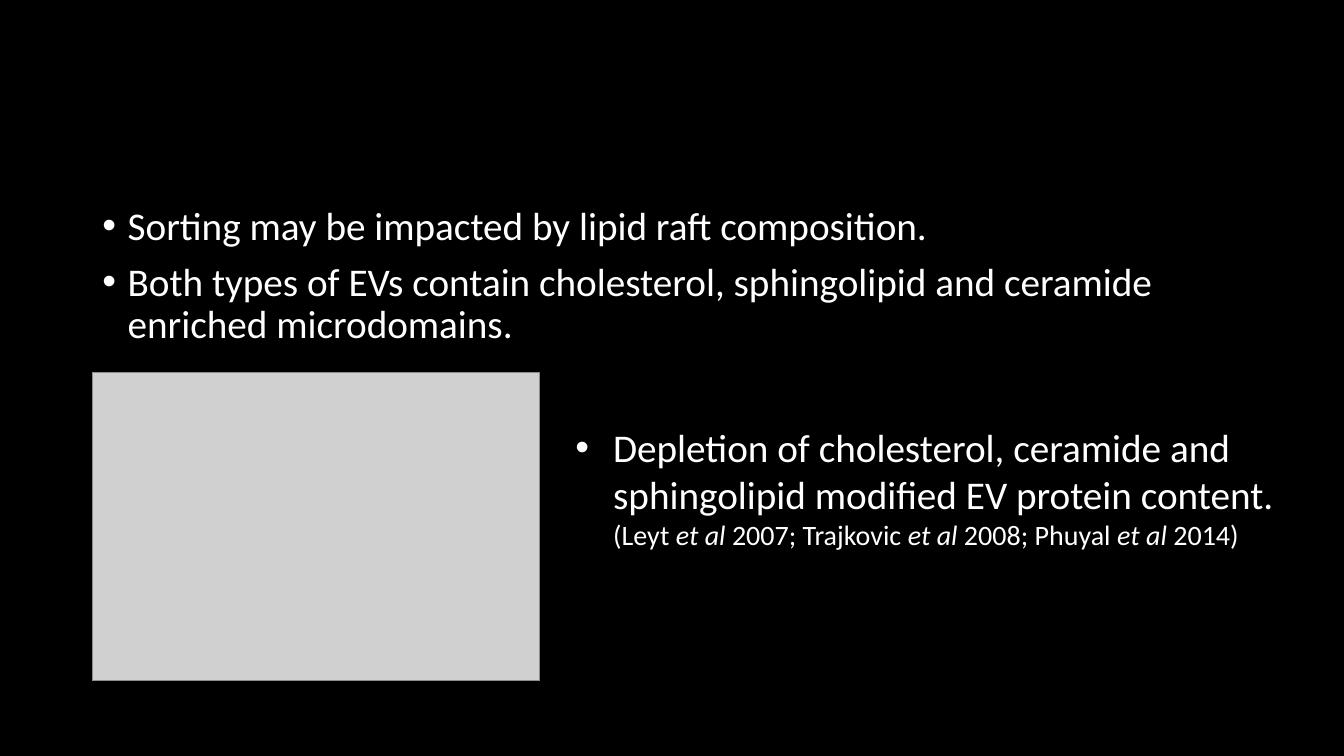
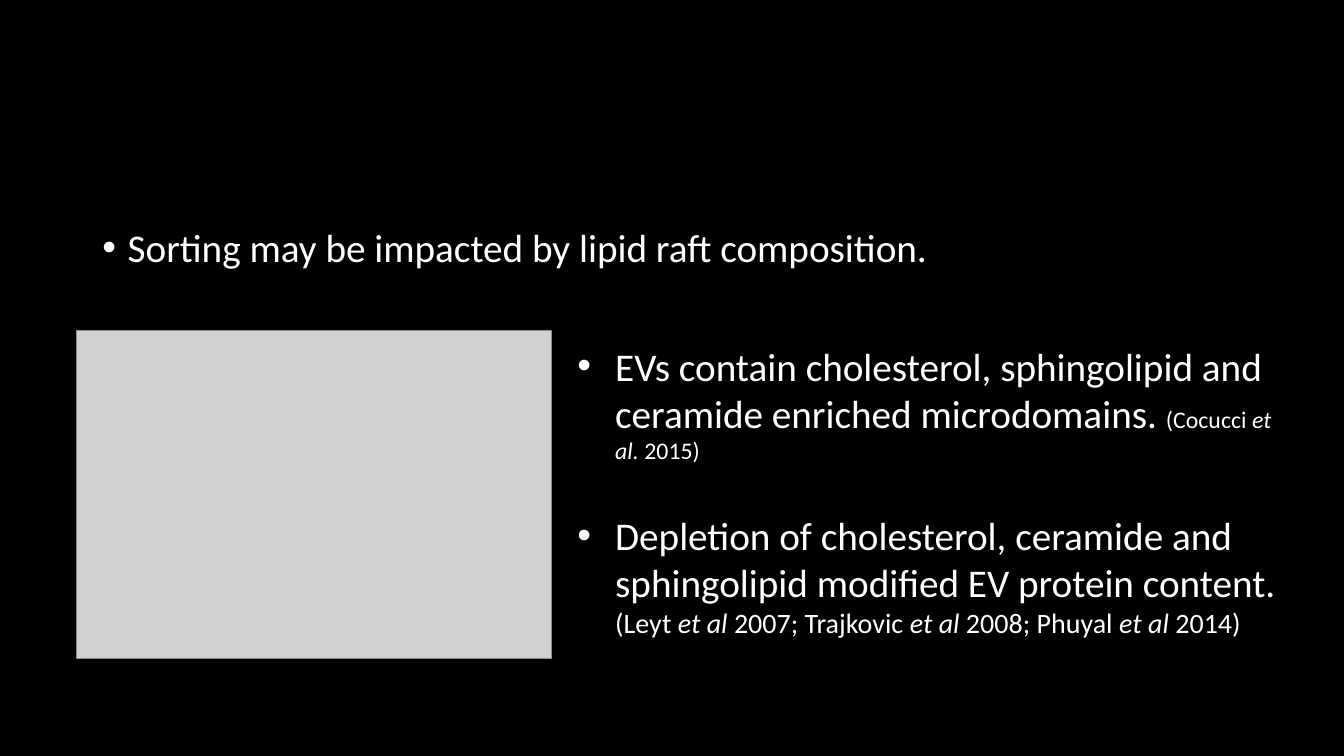
Before and after one commit to HarleyRobinson/Honours2, a slide deck: slide 5 of BackgroundInfo/Selective export of microRNA via extracellular vesicles (2).pptx. Drawn at 1344x756 pixels with LibreOffice and Linux fonts; fonts in the diff are those of the drawing; grey boxes stand for pictures; background and template pictures are left out. Boxes give left, top, right and bottom in pixels: in the first picture for what was removed or moved away, otherwise in the second. Text is boxed around its words. In the diff, an @@ line names an element or a change of style, - is before the commit and + after.

```diff
--- a/BackgroundInfo/Selective export of microRNA via extracellular vesicles (2).pptx
+++ b/BackgroundInfo/Selective export of microRNA via extracellular vesicles (2).pptx
@@ text "Sorting may be impacted by ...": place and size @@
-text "Sorting may be impacted by ..." at (128, 212, 1152, 339)
+text "Sorting may be impacted by ..." at (128, 234, 927, 269)
@@ text at (128, 268, 1152, 339): paragraph removed @@
-• Both types of EVs contain cholesterol, sphingolipid and ceramide enriched microdomains.
@@ picture: place and size @@
-picture at (93, 372, 539, 681)
+picture at (77, 331, 552, 658)
@@ text "EVs contain cholesterol, sphingolipid and ...": place and size @@
-text "EVs contain cholesterol, sphingolipid and ..." at (613, 434, 1273, 550)
+text "EVs contain cholesterol, sphingolipid and ..." at (615, 353, 1275, 638)
@@ text at (615, 353, 1271, 462): paragraph added @@
+• EVs contain cholesterol, sphingolipid and ceramide enriched microdomains. (Cocucci et al. 2015)
```
Also in this commit, not shown: 10 other slides changed, 2 slides added, 1 slide removed, 26 other files.
